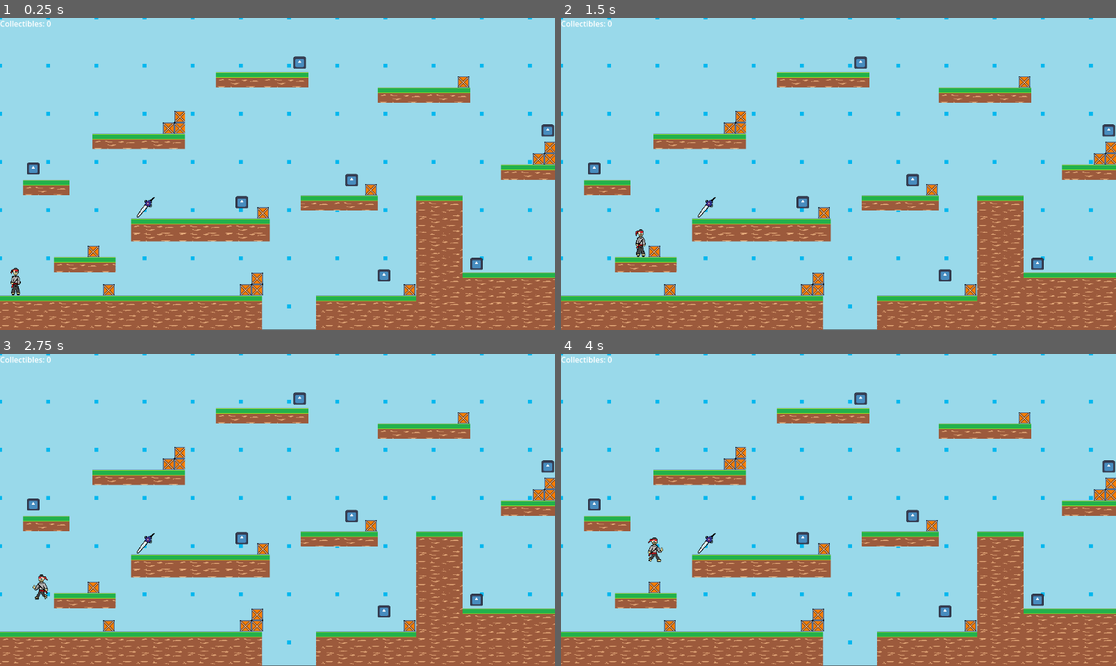
Above: before the commit, frames 1-4 (two rows, left to right).
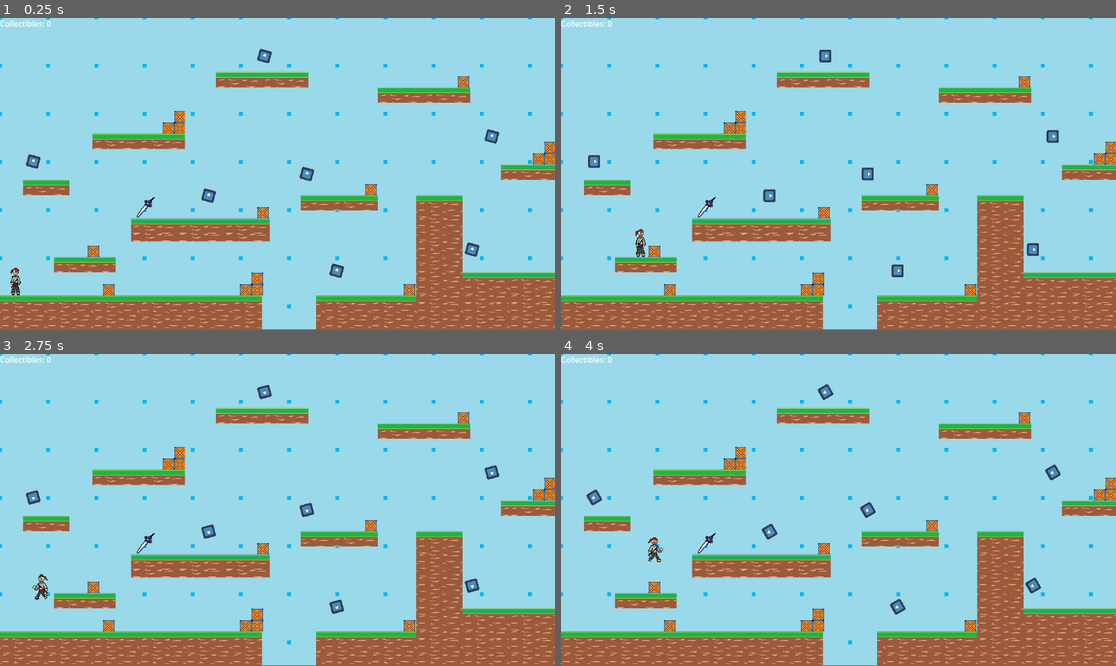
Above: after the commit, the same moments.

Repository: atif256/UtaroAdventures
Game: Godot game, scene res://main.tscn
Same seed, same stepped clock (60 frames per second), same inputs: the game is played once before the commit and once after it. The engine's default icon, where the game draws it, is replaced by a stand-in: a white triangle on a blue panel in a dark square.
Inputs:
- Up to frame 1 (0.25 s): no input
- Up to frame 2 (1.5 s): hold D (right) from 0.53 s (still down); tap W (jump) at 0.77 s
- Up to frame 3 (2.75 s): tap W (jump) at 1.52 s; release D (right) at 2.03 s; hold A (left) from 2.03 s (still down)
- Up to frame 4 (4 s): release A (left) at 2.78 s; hold D (right) from 2.78 s (still down); tap W (jump) at 3.02, 3.77 s

The runs differ from the first frame. In frame 1, 1.2% of the frame differs, in the area x 4-100%, y 9-85%; in frame 2, 1.2%; in frame 3, 1.2%; in frame 4, 1.2%.

Commit message:
add new func
addition of new func such as rotation and movement

Diff:
--- a/Scene_Enemy/enemy.gd
+++ b/Scene_Enemy/enemy.gd
@@ -1,7 +1,12 @@
 extends Area2D
 
+func _ready():
+	pass
 
+func _process(delta):
+	#position.x += 0.3
+	rotation_degrees +=1
 
-
-func _on_body_entered(body):
+func _on_body_entered(main):
 	queue_free()
+	#pass
--- a/Scene_Enemy/enemy.tscn
+++ b/Scene_Enemy/enemy.tscn
@@ -11,12 +11,11 @@
 
 [node name="Sprite2D" type="Sprite2D" parent="."]
 texture_filter = 1
-position = Vector2(15, 14)
+position = Vector2(0, 9.53674e-07)
 scale = Vector2(0.201172, 0.195313)
 texture = ExtResource("1_xibra")
 
 [node name="CollisionShape2D" type="CollisionShape2D" parent="."]
-position = Vector2(15, 14)
 shape = SubResource("CircleShape2D_vq0tj")
 
 [connection signal="body_entered" from="." to="." method="_on_body_entered"]
--- /dev/null
+++ b/main.gd
@@ -0,0 +1,12 @@
+extends Node
+
+
+# Called when the node enters the scene tree for the first time.
+func _ready():
+	pass # Replace with function body.
+
+
+# Called every frame. 'delta' is the elapsed time since the previous frame.
+func _process(delta):
+	#$Enemy.rotation_degrees +=0.05
+	pass
--- a/main.tscn
+++ b/main.tscn
@@ -1,6 +1,7 @@
-[gd_scene load_steps=14 format=3 uid="uid://bibc6etcu2pb6"]
+[gd_scene load_steps=15 format=3 uid="uid://bibc6etcu2pb6"]
 
 [ext_resource type="Texture2D" uid="uid://d2uh5hyt67kla" path="res://bg2.png" id="1_5petc"]
+[ext_resource type="Script" path="res://main.gd" id="1_hts3q"]
 [ext_resource type="Texture2D" uid="uid://u2hk7oi6mah5" path="res://bg1.png" id="2_dorve"]
 [ext_resource type="Texture2D" uid="uid://ch7tge0wsmw30" path="res://block1.png" id="3_m78ci"]
 [ext_resource type="PackedScene" uid="uid://djm6ai0sun8x0" path="res://scene/main_character.tscn" id="4_g605l"]
@@ -262,7 +263,8 @@
 
 [sub_resource type="LabelSettings" id="LabelSettings_5i3ni"]
 
-[node name="Node" type="Node"]
+[node name="Level" type="Node"]
+script = ExtResource("1_hts3q")
 
 [node name="TextureRect" type="TextureRect" parent="."]
 texture_filter = 1
@@ -295,22 +297,22 @@
 position = Vector2(97, 242)
 
 [node name="Enemy" parent="." instance=ExtResource("8_d474c")]
-position = Vector2(782, 521)
+position = Vector2(699, 525)
 
 [node name="Enemy2" parent="." instance=ExtResource("8_d474c")]
-position = Vector2(487, 369)
+position = Vector2(433, 369)
 
 [node name="Enemy3" parent="." instance=ExtResource("8_d474c")]
-position = Vector2(715, 323)
+position = Vector2(637, 324)
 
 [node name="Enemy4" parent="." instance=ExtResource("8_d474c")]
-position = Vector2(54, 299)
+position = Vector2(69, 298)
 
 [node name="Enemy5" parent="." instance=ExtResource("8_d474c")]
-position = Vector2(607, 79)
+position = Vector2(549, 79)
 
 [node name="Enemy6" parent="." instance=ExtResource("8_d474c")]
-position = Vector2(1122, 220)
+position = Vector2(1021, 246)
 
 [node name="Enemy7" parent="." instance=ExtResource("8_d474c")]
-position = Vector2(974, 497)
+position = Vector2(980, 481)
--- a/scene/main_character.gd
+++ b/scene/main_character.gd
@@ -48,8 +48,7 @@
 		velocity.x = direction * SPEED
 	else:
 		velocity.x = move_toward(velocity.x, 0, 15)
-
+# to change the animation of the player to the left if left button is press
 	move_and_slide()
-
 	var isLeft = velocity.x <0
 	sprite_2d.flip_h = isLeft
